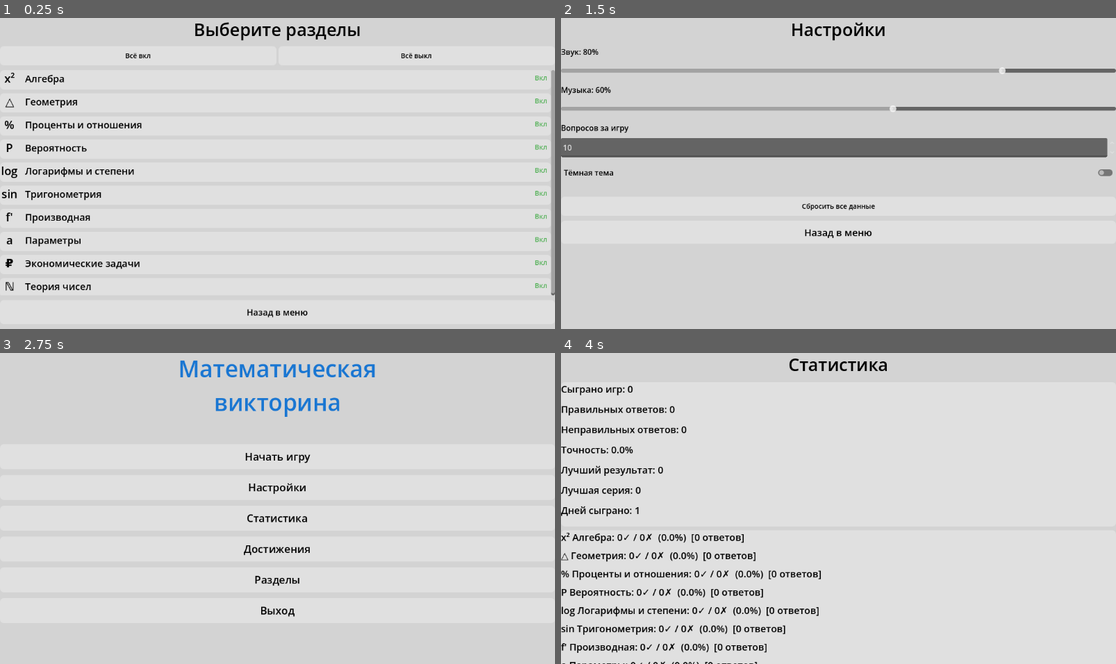
Above: before the commit, frames 1-4 (two rows, left to right).
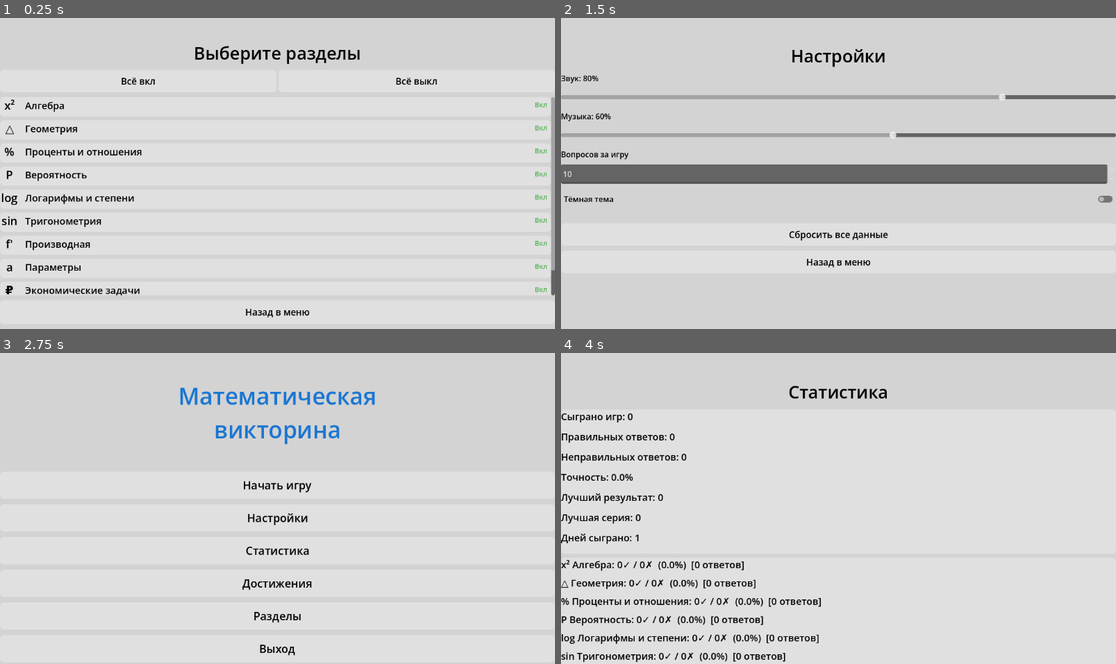
Above: after the commit, the same moments.

Repository: dukeBehemoth/thesisMathGame
Game: Godot game, scene res://Scenes/theme_selection.tscn
The game is run twice, just before and just after one commit, with the same random seed, the same clock (stepped at 60 frames per second) and the same inputs. This scene is started directly instead of the project's main scene.
Inputs (mouse positions are in pixels of both pictures, inside the frame that each line leads up to):
- Up to frame 1 (0.25 s): no input
- Up to frame 2 (1.5 s): click "Назад в меню" at 0.5 s; click "Настройки" at 1.25 s
- Up to frame 3 (2.75 s): click "Назад в меню" at 2 s
- Up to frame 4 (4 s): click "Статистика" at 2.75 s; tap Enter at 3.5 s; move the mouse to (960, 492) at 3.52 s; click (960, 492) at 3.67 s

The runs differ from the first frame. In frame 1, 5.3% of the frame differs, in the area x 0-100%, y 1-97%; in frame 2, 19%, in the area x 0-100%, y 1-81%; in frame 3, 3.8%; in frame 4, 8.8%.

Commit message:
feat: responsive button scaling with notch safe area on all screens

Diff:
--- a/Scenes/achievements.tscn
+++ b/Scenes/achievements.tscn
@@ -19,6 +19,10 @@
 anchor_right = 1.0
 anchor_bottom = 1.0
 offset_bottom = -70.0
+
+[node name="NotchSpacer" type="Control" parent="VBox"]
+unique_name_in_owner = true
+layout_mode = 2
 
 [node name="Column" type="VBoxContainer" parent="VBox"]
 size_flags_horizontal = 3
--- a/Scenes/main_menu.tscn
+++ b/Scenes/main_menu.tscn
@@ -22,6 +22,10 @@
 size_flags_horizontal = 3
 size_flags_vertical = 3
 theme_override_constants/separation = 12
+
+[node name="NotchSpacer" type="Control" parent="VBox"]
+unique_name_in_owner = true
+layout_mode = 2
 
 [node name="TitleLabel" type="Label" parent="VBox" unique_id=658767872]
 unique_name_in_owner = true
--- a/Scenes/settings.tscn
+++ b/Scenes/settings.tscn
@@ -21,6 +21,10 @@
 size_flags_horizontal = 3
 size_flags_vertical = 3
 theme_override_constants/separation = 10
+
+[node name="NotchSpacer" type="Control" parent="VBox"]
+unique_name_in_owner = true
+layout_mode = 2
 
 [node name="TitleLabel" type="Label" parent="VBox"]
 unique_name_in_owner = true
--- a/Scenes/stats.tscn
+++ b/Scenes/stats.tscn
@@ -22,6 +22,10 @@
 size_flags_vertical = 3
 theme_override_constants/separation = 12
 
+[node name="NotchSpacer" type="Control" parent="VBox"]
+unique_name_in_owner = true
+layout_mode = 2
+
 [node name="TitleLabel" type="Label" parent="VBox"]
 unique_name_in_owner = true
 horizontal_alignment = 1
--- a/Scenes/theme_selection.tscn
+++ b/Scenes/theme_selection.tscn
@@ -19,6 +19,10 @@
 anchor_right = 1.0
 anchor_bottom = 1.0
 offset_bottom = -70.0
+
+[node name="NotchSpacer" type="Control" parent="VBox"]
+unique_name_in_owner = true
+layout_mode = 2
 
 [node name="Column" type="VBoxContainer" parent="VBox"]
 size_flags_horizontal = 3
--- a/Scripts/UI/achievements.gd
+++ b/Scripts/UI/achievements.gd
@@ -3,10 +3,13 @@
 @onready var grid: GridContainer = %AchievementsGrid
 @onready var back_button: Button = %BackButton
 @onready var title_label: Label = %TitleLabel
+@onready var notch_spacer: Control = %NotchSpacer
 
 func _ready():
 	back_button.pressed.connect(_on_back_pressed)
 	ThemeManager.theme_changed.connect(_apply_theme_colors)
+	resized.connect(_fit_ui)
+	call_deferred("_fit_ui")
 	call_deferred("_populate_achievements")
 	_apply_theme_colors()
 
@@ -85,6 +88,15 @@
 
 	return panel
 
+func _fit_ui():
+	var h = get_viewport().get_visible_rect().size.y
+	notch_spacer.custom_minimum_size.y = max(h * 0.07, 30)
+
+	var btn_h = clamp(h * 0.07, 36, 72)
+	var font_sz = max(floor(btn_h * 0.42), 14)
+	back_button.custom_minimum_size.y = btn_h
+	back_button.add_theme_font_size_override("font_size", font_sz)
+
 func _on_back_pressed():
 	get_tree().change_scene_to_file("res://Scenes/main_menu.tscn")
 
--- a/Scripts/UI/main_menu.gd
+++ b/Scripts/UI/main_menu.gd
@@ -7,6 +7,8 @@
 @onready var theme_button: Button = %ThemeButton
 @onready var quit_button: Button = %QuitButton
 @onready var title_label: Label = %TitleLabel
+@onready var vbox: VBoxContainer = $VBox
+@onready var notch_spacer: Control = %NotchSpacer
 
 func _ready():
 	start_button.pressed.connect(_on_start_pressed)
@@ -17,7 +19,9 @@
 	quit_button.pressed.connect(_on_quit_pressed)
 	ThemeManager.theme_changed.connect(_apply_theme_colors)
 	title_label.resized.connect(_fit_title_font_size)
+	resized.connect(_fit_ui)
 	call_deferred("_fit_title_font_size")
+	call_deferred("_fit_ui")
 	_apply_theme_colors()
 
 func _on_start_pressed():
@@ -40,6 +44,29 @@
 
 func _on_theme_changed():
 	_apply_theme_colors()
+
+func _fit_ui():
+	var vp_size = get_viewport().get_visible_rect().size
+	var h = vp_size.y
+
+	notch_spacer.custom_minimum_size.y = max(h * 0.07, 30)
+
+	var sep = vbox.get_theme_constant("separation")
+	var total_sep = sep * 8
+	var title_min_h = title_label.get_minimum_size().y
+	var spacer_h = $VBox/Spacer.custom_minimum_size.y
+	var available_h = h - notch_spacer.custom_minimum_size.y - title_min_h - spacer_h - total_sep
+
+	var buttons = [start_button, settings_button, stats_button, achievements_button, theme_button, quit_button]
+	var btn_count = buttons.size()
+
+	if btn_count > 0 and available_h > 0:
+		var btn_h = available_h / btn_count
+		var font_sz = max(floor(btn_h * 0.42), 14)
+
+		for btn in buttons:
+			btn.custom_minimum_size.y = btn_h
+			btn.add_theme_font_size_override("font_size", font_sz)
 
 func _fit_title_font_size():
 	var font = title_label.get_theme_default_font()
--- a/Scripts/UI/settings.gd
+++ b/Scripts/UI/settings.gd
@@ -13,6 +13,8 @@
 @onready var questions_label: Label = %QuestionsLabel
 @onready var reset_button: Button = %ResetDataButton
 @onready var reset_confirm: ConfirmationDialog = %ResetConfirm
+@onready var vbox: VBoxContainer = $VBox
+@onready var notch_spacer: Control = %NotchSpacer
 
 func _ready():
 	sound_slider.value = SettingsManager.sound_volume * 100.0
@@ -32,7 +34,20 @@
 	reset_confirm.confirmed.connect(_on_reset_confirmed)
 	reset_confirm.get_label().autowrap_mode = TextServer.AUTOWRAP_WORD_SMART
 	get_tree().root.size_changed.connect(_on_screen_resized)
+	resized.connect(_fit_ui)
+	call_deferred("_fit_ui")
 	_apply_theme_colors()
+
+func _fit_ui():
+	var h = get_viewport().get_visible_rect().size.y
+	notch_spacer.custom_minimum_size.y = max(h * 0.07, 30)
+
+	var btn_h = clamp(h * 0.07, 36, 72)
+	var font_sz = max(floor(btn_h * 0.42), 14)
+
+	for btn in [reset_button, back_button]:
+		btn.custom_minimum_size.y = btn_h
+		btn.add_theme_font_size_override("font_size", font_sz)
 
 func _on_sound_changed(value: float):
 	SettingsManager.set_sound_volume(value / 100.0)
--- a/Scripts/UI/stats.gd
+++ b/Scripts/UI/stats.gd
@@ -5,6 +5,8 @@
 @onready var title_label: Label = %TitleLabel
 @onready var stats_container: VBoxContainer = %StatsContainer
 @onready var back_button: Button = %BackButton
+@onready var vbox: VBoxContainer = $VBox
+@onready var notch_spacer: Control = %NotchSpacer
 
 var stat_labels: Array[Label] = []
 var section_stat_labels: Array[Label] = []
@@ -48,6 +50,8 @@
 	stats_container.add_child(section_panel)
 	back_button.pressed.connect(_on_back_pressed)
 	ThemeManager.theme_changed.connect(_apply_theme_colors)
+	resized.connect(_fit_ui)
+	call_deferred("_fit_ui")
 	_update_stats()
 	_apply_theme_colors()
 
@@ -99,6 +103,16 @@
 		var acc = StatsManager.get_section_accuracy(sec.id)
 		section_stat_labels[idx].text = sec.icon + " " + sec.name + ": " + str(s.correct) + "✓ / " + str(s.wrong) + "✗  (" + str(snapped(acc, 0.1)) + "%)  [" + str(total) + " ответов]"
 		idx += 1
+
+func _fit_ui():
+	var h = get_viewport().get_visible_rect().size.y
+	notch_spacer.custom_minimum_size.y = max(h * 0.07, 30)
+
+	var btn_h = clamp(h * 0.07, 36, 72)
+	var font_sz = max(floor(btn_h * 0.42), 14)
+
+	back_button.custom_minimum_size.y = btn_h
+	back_button.add_theme_font_size_override("font_size", font_sz)
 
 func _on_back_pressed():
 	get_tree().change_scene_to_file("res://Scenes/main_menu.tscn")
--- a/Scripts/UI/task_screen.gd
+++ b/Scripts/UI/task_screen.gd
@@ -13,13 +13,30 @@
 var _current_streak: int = 0
 var _correct_in_game: int = 0
 var _wrong_in_game: int = 0
+var _btn_h: float = 64
+var _btn_font_sz: float = 22
 
 func _ready():
 	_button_group = ButtonGroup.new()
 	exit_button.pressed.connect(_on_quit_pressed)
 	ThemeManager.theme_changed.connect(_apply_theme_colors)
+	resized.connect(_fit_ui)
+	call_deferred("_fit_ui")
 	_start_new_game()
 	_apply_theme_colors()
+
+func _fit_ui():
+	var h = get_viewport().get_visible_rect().size.y
+	var safe_top = max(h * 0.07, 30)
+
+	$TopBar.offset_top = safe_top
+	$TopBar.offset_bottom = safe_top + 46
+	$VBox.offset_top = safe_top + 46
+
+	_btn_h = clamp(h * 0.08, 48, 96)
+	_btn_font_sz = max(floor(_btn_h * 0.38), 16)
+	exit_button.custom_minimum_size.y = _btn_h
+	exit_button.add_theme_font_size_override("font_size", _btn_font_sz - 4)
 
 func _start_new_game():
 	GameManager.start_game()
@@ -55,8 +72,8 @@
 		btn.text = q.answers[i]
 		btn.button_group = _button_group
 		btn.size_flags_horizontal = Control.SIZE_EXPAND | Control.SIZE_FILL
-		btn.custom_minimum_size = Vector2(0, 64)
-		btn.add_theme_font_size_override("font_size", 22)
+		btn.custom_minimum_size = Vector2(0, _btn_h)
+		btn.add_theme_font_size_override("font_size", _btn_font_sz)
 		btn.autowrap_mode = TextServer.AUTOWRAP_WORD_SMART
 		btn.pressed.connect(_on_answer_pressed.bind(i, btn))
 		_apply_button_theme(btn)
@@ -108,8 +125,8 @@
 	var continue_btn = Button.new()
 	continue_btn.text = "Играть снова"
 	continue_btn.size_flags_horizontal = Control.SIZE_EXPAND | Control.SIZE_FILL
-	continue_btn.custom_minimum_size = Vector2(0, 50)
-	continue_btn.add_theme_font_size_override("font_size", 18)
+	continue_btn.custom_minimum_size = Vector2(0, _btn_h)
+	continue_btn.add_theme_font_size_override("font_size", _btn_font_sz)
 	continue_btn.autowrap_mode = TextServer.AUTOWRAP_WORD_SMART
 	continue_btn.pressed.connect(_start_new_game)
 	_apply_button_theme(continue_btn)
@@ -118,8 +135,8 @@
 	var menu_btn = Button.new()
 	menu_btn.text = "Главное меню"
 	menu_btn.size_flags_horizontal = Control.SIZE_EXPAND | Control.SIZE_FILL
-	menu_btn.custom_minimum_size = Vector2(0, 50)
-	menu_btn.add_theme_font_size_override("font_size", 18)
+	menu_btn.custom_minimum_size = Vector2(0, _btn_h)
+	menu_btn.add_theme_font_size_override("font_size", _btn_font_sz)
 	menu_btn.autowrap_mode = TextServer.AUTOWRAP_WORD_SMART
 	menu_btn.pressed.connect(func(): get_tree().change_scene_to_file("res://Scenes/main_menu.tscn"))
 	_apply_button_theme(menu_btn)
--- a/Scripts/UI/theme_selection.gd
+++ b/Scripts/UI/theme_selection.gd
@@ -7,6 +7,7 @@
 @onready var select_all_button: Button = %SelectAllButton
 @onready var deselect_all_button: Button = %DeselectAllButton
 @onready var title_label: Label = %TitleLabel
+@onready var notch_spacer: Control = %NotchSpacer
 
 func _ready():
 	back_button.pressed.connect(_on_back_pressed)
@@ -14,6 +15,8 @@
 	deselect_all_button.pressed.connect(_on_deselect_all)
 	SettingsManager.settings_changed.connect(_populate_sections)
 	ThemeManager.theme_changed.connect(_apply_theme_colors)
+	resized.connect(_fit_ui)
+	call_deferred("_fit_ui")
 	_populate_sections()
 	_apply_theme_colors()
 
@@ -89,6 +92,17 @@
 
 	return panel
 
+func _fit_ui():
+	var h = get_viewport().get_visible_rect().size.y
+	notch_spacer.custom_minimum_size.y = max(h * 0.07, 30)
+
+	var btn_h = clamp(h * 0.07, 36, 72)
+	var font_sz = max(floor(btn_h * 0.42), 14)
+
+	for btn in [back_button, select_all_button, deselect_all_button]:
+		btn.custom_minimum_size.y = btn_h
+		btn.add_theme_font_size_override("font_size", font_sz)
+
 func _on_select_all():
 	SettingsManager.set_all_sections(true)
 
